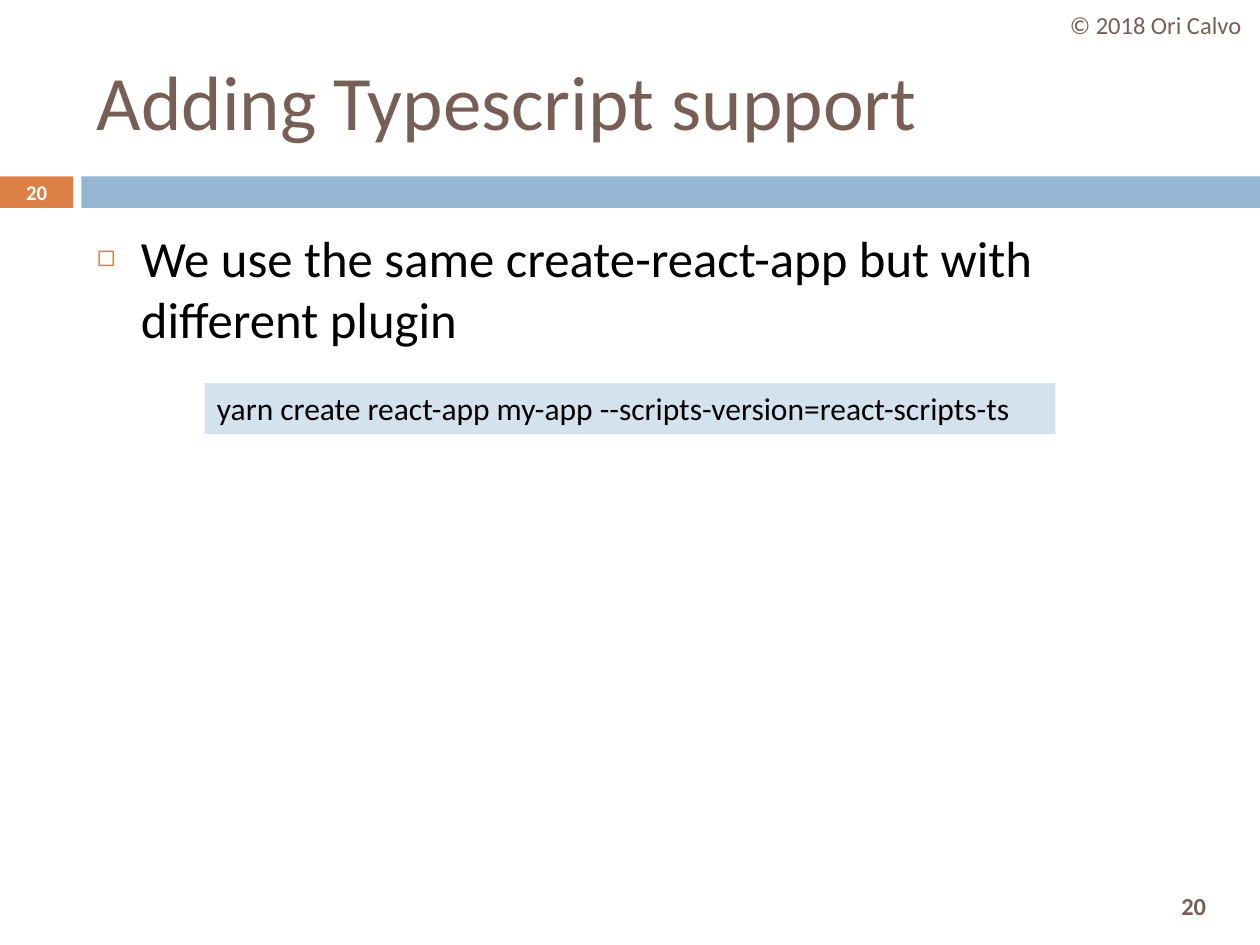
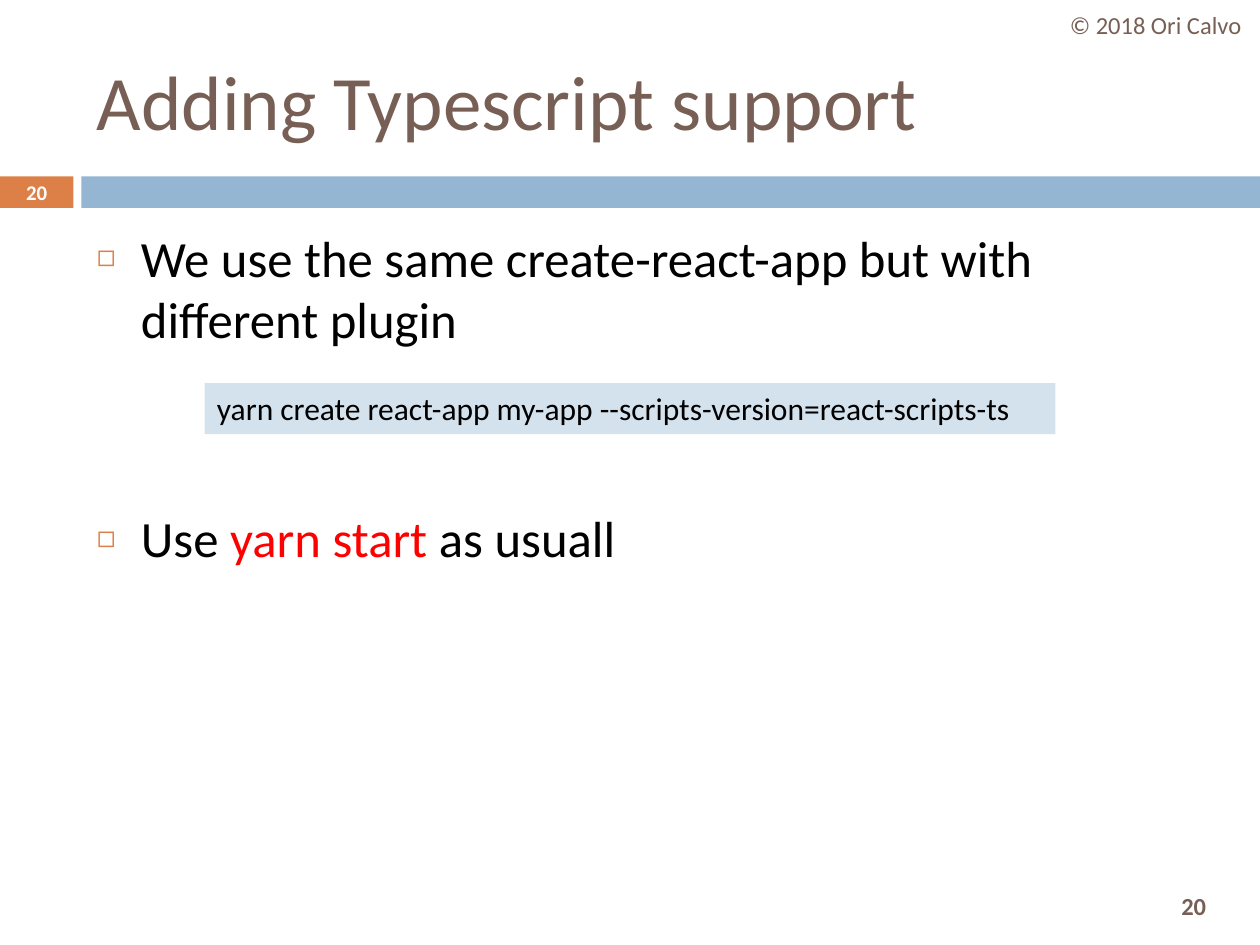
Before and after one commit to oricalvo/course-react, a slide deck: slide 20 of PPTs/01 Getting Started.pptx. Drawn at 1260x945 pixels with LibreOffice and Linux fonts; fonts in the diff are those of the drawing. Boxes give left, top, right and bottom in pixels: in the first picture for what was removed or moved away, otherwise in the second. Text is boxed around its words. In the diff, an @@ line names an element or a change of style, - is before the commit and + after.

```diff
--- a/PPTs/01 Getting Started.pptx
+++ b/PPTs/01 Getting Started.pptx
@@ text at [141,521,616,566]: paragraph added @@
+◻ Use yarn start as usuall
```
Also in this commit, not shown: 2 slides added, 56 other files.
